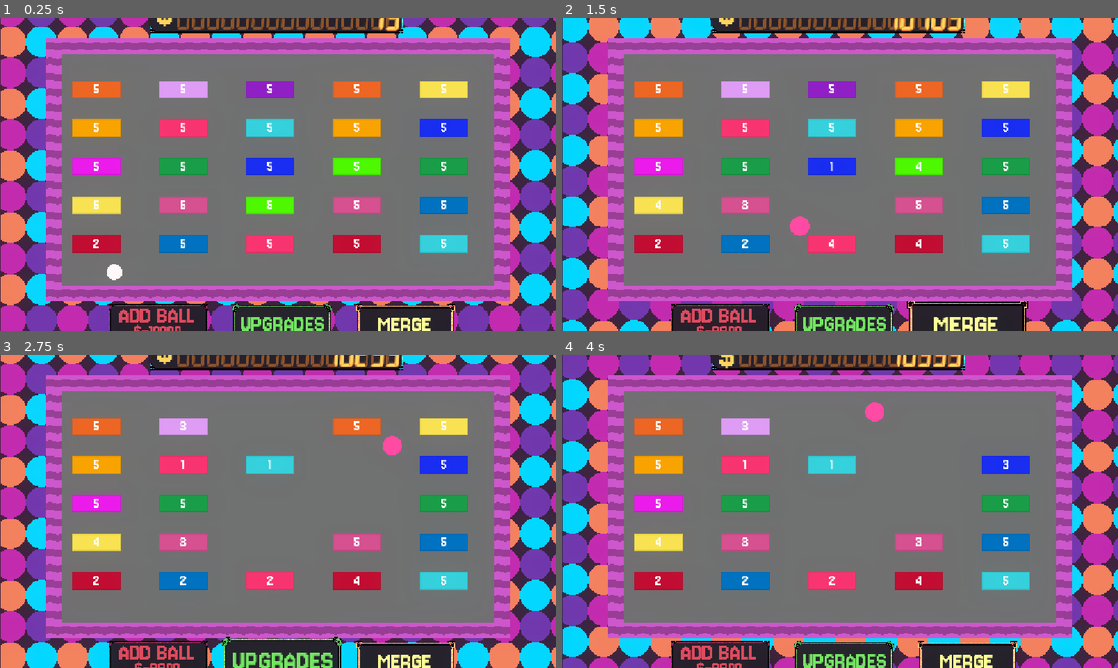
Above: before the commit, frames 1-4 (two rows, left to right).
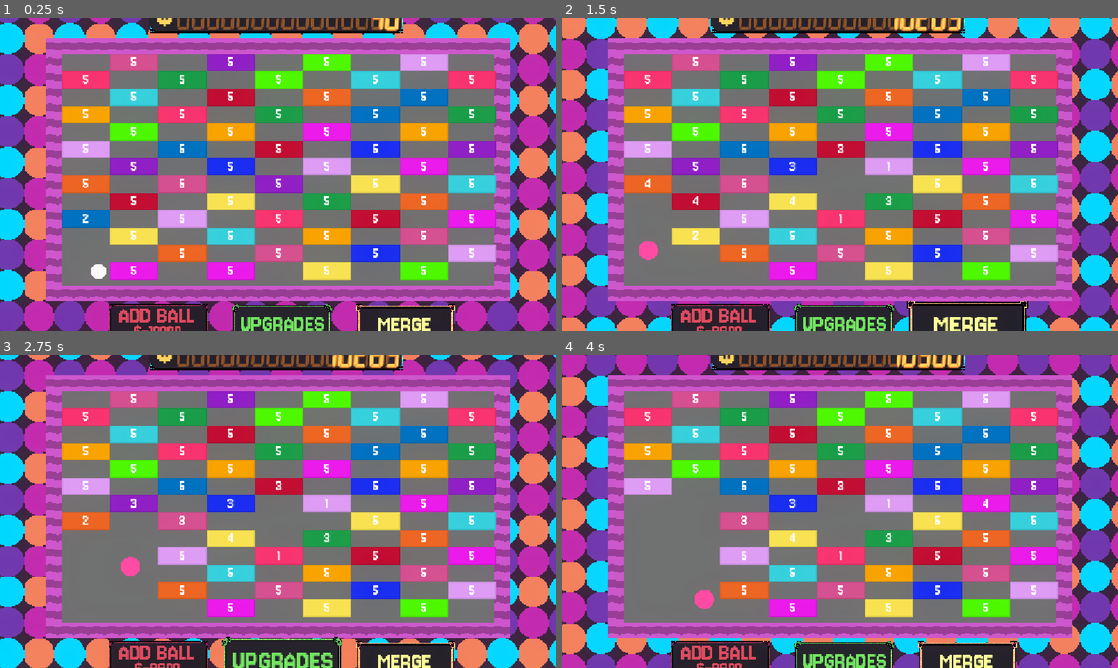
Above: after the commit, the same moments.

Repository: LeviathanGamez/Ouroborb
Game: Godot game, scene res://scenes/Game.tscn
Same seed, same stepped clock (60 frames per second), same inputs: the game is played once before the commit and once after it.
Inputs (mouse positions are in pixels of both pictures, inside the frame that each line leads up to):
- Up to frame 1 (0.25 s): no input
- Up to frame 2 (1.5 s): click "ADD BALL" at 0.5 s; click "MERGE" at 1.25 s
- Up to frame 3 (2.75 s): click "UPGRADES" at 2 s
- Up to frame 4 (4 s): tap Enter at 2.75 s; move the mouse to (962, 495) at 2.77 s; hold Right 2.78-3.53 s; click (962, 495) at 2.85 s; move the mouse to (728, 527) at 3.52 s; hold Down from 3.53 s (still down); tap Alt at 3.6 s

The runs differ from the first frame. In frame 1, 55% of the frame differs, in the area x 0-100%, y 0-100%; in frame 2, 53%; in frame 3, 51%; in frame 4, 50%.

Commit message:
Added multiple levels
Added multiple levels of variation to tihe tile blocks. Also addded optional screenshake for buttons.

Diff:
--- a/new-game-project/scenes/Game.tscn
+++ b/new-game-project/scenes/Game.tscn
@@ -1697,7 +1697,7 @@
 position = Vector2(-5, -106)
 
 [node name="Background" parent="." unique_id=157265212 instance=ExtResource("5_s0nni")]
-position = Vector2(-66, -139)
+position = Vector2(-135, -146)
 
 [node name="Buttons" type="Node" parent="." unique_id=100162608]
 
@@ -1864,6 +1864,7 @@
 offset_top = 45.0
 offset_right = 1041.0
 offset_bottom = 564.0
+scale = Vector2(1, 0.9977341)
 mouse_filter = 2
 color = Color(0.4117647, 0.41568628, 0.41568628, 1)
 
@@ -1878,3 +1879,4 @@
 [connection signal="pressed" from="Buttons/Merge Button" to="Buttons/Merge Button" method="_on_pressed"]
 [connection signal="mouse_entered" from="Buttons/Upgrades Button" to="Buttons/Upgrades Button" method="_on_mouse_entered"]
 [connection signal="mouse_exited" from="Buttons/Upgrades Button" to="Buttons/Upgrades Button" method="_on_mouse_exited"]
+[connection signal="pressed" from="Buttons/Upgrades Button" to="Buttons/Upgrades Button" method="_on_pressed"]
--- a/new-game-project/scripts/add_ball_button.gd
+++ b/new-game-project/scripts/add_ball_button.gd
@@ -2,7 +2,7 @@
 @onready var game = $"../.."
 
 var ball = preload("res://scenes/Ball.tscn")
-
+@onready var camera = $"../../Camera2D"
 var button_editor = preload("res://scripts/tweens.gd")
 var tween = create_tween()
 
@@ -17,6 +17,7 @@
 
 		game.add_child(ball_a)
 
+		camera.zoom_in(self)
 
 
 
--- a/new-game-project/scripts/camera_2d.gd
+++ b/new-game-project/scripts/camera_2d.gd
@@ -1,14 +1,29 @@
 extends Camera2D
 
+var tween = create_tween()
 
+var button_editor = preload("res://scripts/tweens.gd")
+var pos
+var zoomin
+var t = 0.0
 # Called when the node enters the scene tree for the first time.
 func _ready() -> void:
-	pass # Replace with function body.
+	pos = global_position
+func _process(delta):
+	if zoomin and GlobalGameManager.screenshake:
+		zoom = lerp(zoom,Vector2(1-0.02,1-0.02),0.09)
+		t += delta
+		if t >= 0.25:
+			zoomin = false
+			t = 0.0
+	else:
+		zoom = lerp(zoom,Vector2(1,1),0.15)
 
-var tween = create_tween()
-# Called every frame. 'delta' is the elapsed time since the previous frame.
-func _process(delta: float) -> void:
-	pass
-func animation():
-	print("ye")
-	tween.tween_property(self,"position",Vector2(0,-80),0.1)
+func zoom_in(node):
+	#button_editor.reset_tween(self)
+	#tween.set_ease(Tween.EASE_IN_OUT).set_trans(Tween.TRANS_CUBIC)
+	#tween.tween_property(self, "position", pos+Vector2(node.global_position.x-pos.x,node.global_position.y-pos.y).normalized()*2, 0.1)
+	zoomin = true
+
+	#tween.set_ease(Tween.EASE_IN_OUT).set_trans(Tween.TRANS_CUBIC)
+	#tween.tween_property(self, "position", pos, 0.1).set_delay(0.1)
--- a/new-game-project/scripts/game_manager.gd
+++ b/new-game-project/scripts/game_manager.gd
@@ -31,16 +31,63 @@
 	money_label.text = str(GlobalGameManager.money)
 	add_ball_price.text = "$"+ str(GlobalGameManager.ball_price)
 func spawn_blocks(current_loop):
-	for i in range(0,5):
-		for j in range(0,5):
-			var tile_a = tile_scene.instantiate()
-			tile_a.position = Vector2(200+180*i,150+80*j)
-			add_child(tile_a)
-			tile_a.value = tile_a.value * current_loop
-			var sprite = tile_a.get_node("Sprite2D")
-			var selected_color = pickeable.pick_random()
-			sprite.modulate = selected_color
-			pickeable.erase(selected_color)
+	var random_num = randi_range(0,100)
+	if random_num < 30:
+		for i in range(0,5):
+			for j in range(0,5):
+				var tile_a = tile_scene.instantiate()
+				tile_a.position = Vector2(215+180*i,150+80*j)
+				add_child(tile_a)
+				tile_a.value = tile_a.value * current_loop
+				var sprite = tile_a.get_node("Sprite2D")
+				set_color(sprite)
 
-			if pickeable.size() == 0:
-				pickeable = colors.duplicate()
+	elif random_num < 60:
+		for i in range(0,8):
+			for j in range(0,6):
+				var tile_a = tile_scene.instantiate()
+				tile_a.position = Vector2(222+100*i,150+36*j)
+				add_child(tile_a)
+				tile_a.value = tile_a.value * current_loop
+				var sprite = tile_a.get_node("Sprite2D")
+				set_color(sprite)
+	elif random_num <=77:
+		for i in range(0,9):
+			for j in range(0,13):
+				if (i + j) % 2 == 1:
+					continue
+				var tile_a = tile_scene.instantiate()
+				tile_a.position = Vector2(178+100*i,94+36*j)
+				add_child(tile_a)
+				tile_a.value = tile_a.value * current_loop
+				var sprite = tile_a.get_node("Sprite2D")
+				set_color(sprite)
+	elif random_num <= 94:
+		for i in range(0,9):
+			for j in range(0,13):
+				if (i + j) % 2 == 0:
+					continue
+				var tile_a = tile_scene.instantiate()
+				tile_a.position = Vector2(178+100*i,94+36*j)
+				add_child(tile_a)
+				tile_a.value = tile_a.value * current_loop
+				var sprite = tile_a.get_node("Sprite2D")
+				set_color(sprite)
+	elif random_num <= 99:
+		for i in range(0,9):
+			for j in range(0,13):
+				var tile_a = tile_scene.instantiate()
+				tile_a.position = Vector2(178+100*i,94+36*j)
+				add_child(tile_a)
+				tile_a.value = tile_a.value * current_loop
+				var sprite = tile_a.get_node("Sprite2D")
+				set_color(sprite)
+
+
+func set_color(sprite):
+	var selected_color = pickeable.pick_random()
+	sprite.modulate = selected_color
+	pickeable.erase(selected_color)
+
+	if pickeable.size() == 0:
+		pickeable = colors.duplicate()
--- a/new-game-project/scripts/global_game_manager.gd
+++ b/new-game-project/scripts/global_game_manager.gd
@@ -3,12 +3,15 @@
 #global vairables
 
 
+var god_mode = true
+var screenshake = false
+
 var money = 0
 var ball_price = 100
-var god_mode = true
 var player_strength = 1
 var player_value = 5
 var player_crit = 0.02
+
 
 var label
 var tween
--- a/new-game-project/scripts/label.gd
+++ b/new-game-project/scripts/label.gd
@@ -7,6 +7,7 @@
 @onready var dollar = $"../DollarSign"
 # Called when the node enters the scene tree for the first time.
 func _ready() -> void:
+	#princess treatment
 	GlobalGameManager.label = $"."
 	pos = dollar.global_position
 
--- a/new-game-project/scripts/merge_button.gd
+++ b/new-game-project/scripts/merge_button.gd
@@ -4,6 +4,7 @@
 
 var button_editor = preload("res://scripts/tweens.gd")
 var tween = create_tween()
+@onready var camera = $"../../Camera2D"
 
 var lvl_1 = preload("res://resources/level_1.tres")
 var lvl_2 = preload("res://resources/level_2.tres")
@@ -40,6 +41,7 @@
 			break
 
 	do_we_break = false
+	camera.zoom_in(self)
 
 
 
--- a/new-game-project/scripts/upgrades_button.gd
+++ b/new-game-project/scripts/upgrades_button.gd
@@ -2,6 +2,7 @@
 
 var button_editor = preload("res://scripts/tweens.gd")
 var tween = create_tween()
+@onready var camera = $"../../Camera2D"
 # Called when the node enters the scene tree for the first time.
 func _ready() -> void:
 	pass # Replace with function body.
@@ -18,3 +19,7 @@
 
 func _on_mouse_exited() -> void:
 	button_editor.shrink(self)# Replace with function body.
+
+
+func _on_pressed() -> void:
+	camera.zoom_in(self) # Replace with function body.
